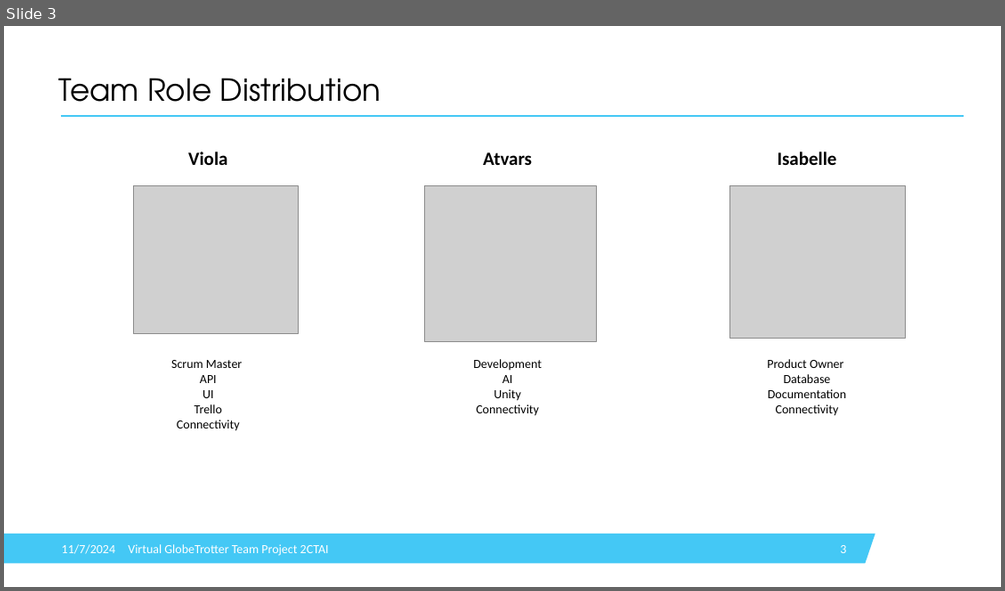
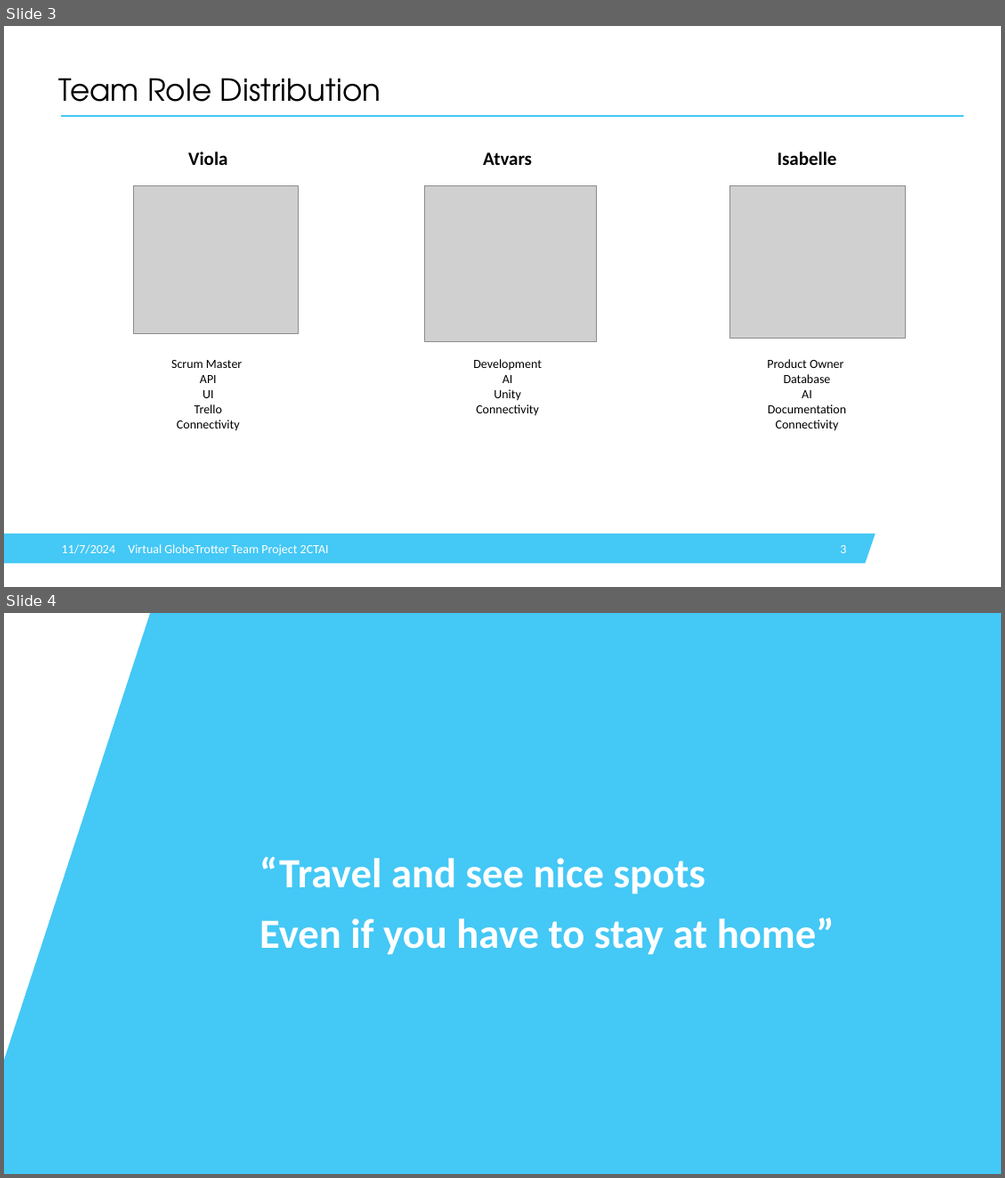
Before and after one commit to IsabelleDesle/VirtualGlobeTrotter, a slide deck: Presentation/PresentationVGT.pptx. Shown one above the other, each under a label of ours: slide 3 before the commit, slides 3 and 4 after it. The pictures are 1005x591 and 1005x1178 pixels, drawn with LibreOffice and Linux fonts; fonts in the diff are those of the drawing; grey boxes stand for pictures; background and template pictures are left out. Boxes give left, top, right and bottom in pixels: in the first picture for what was removed or moved away, otherwise in the second. Text is boxed around its words. In the diff, an @@ line names an element or a change of style, - is before the commit and + after.

```diff
--- a/Presentation/PresentationVGT.pptx
+++ b/Presentation/PresentationVGT.pptx
@@ slide 4 added at (x1=4, y1=613, x2=1001, y2=1174), background #FFFFFF @@
@@ freeform shape added at (x1=4, y1=613, x2=1001, y2=1174), fill #44C8F5 @@
@@ subtitle added at (x1=259, y1=856, x2=834, y2=955), 60 pt, text #FFFFFF, bold @@
+“Travel and see nice spots
+Even if you have to stay at home”
@@ slide 3 changed as well @@
@@ table at (x1=58, y1=144, x2=957, y2=587) @@
-row 4, column 3: Product Owner / Database / Documentation / Connectivity
+row 4, column 3: Product Owner / Database / AI / Documentation / Connectivity
```
Also in this commit, not shown: 11 other slides changed, 2 other slides added, 2 slides removed, 6 other files.
